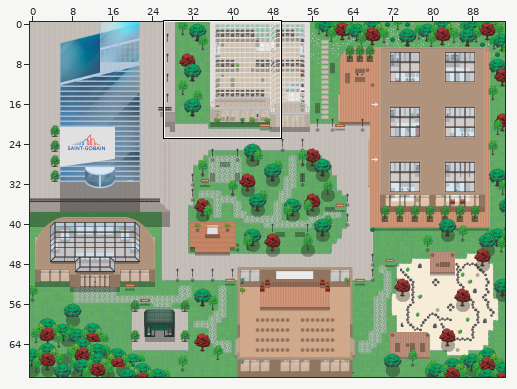
Level history. Tiled map (JSON): v2-wa-st-gobain.tmj. The first picture is a wide view before the edit; the outline marks the close-up.
Close-up. The starting point:
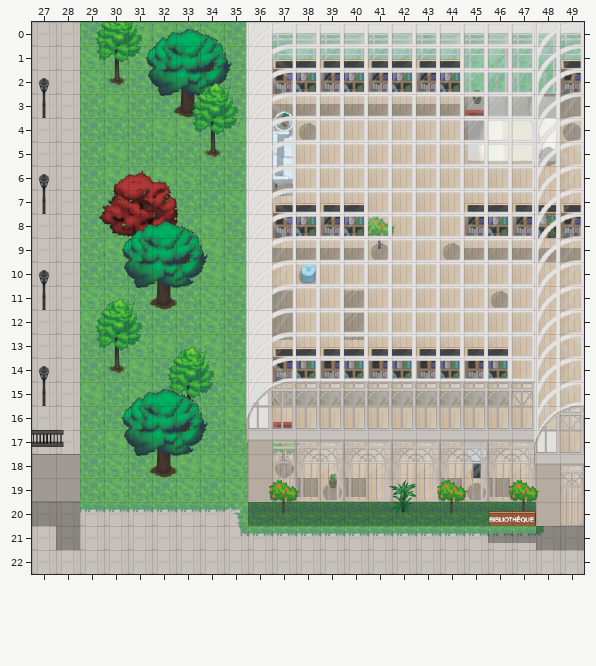
Cells are 32x32 px. Shown: x 27..49, y 0..22. The commit also changed other parts of the map, which this record leaves out. Not drawn, because the pictures are missing: unchanged layer "furniture/furniture1".
New version:
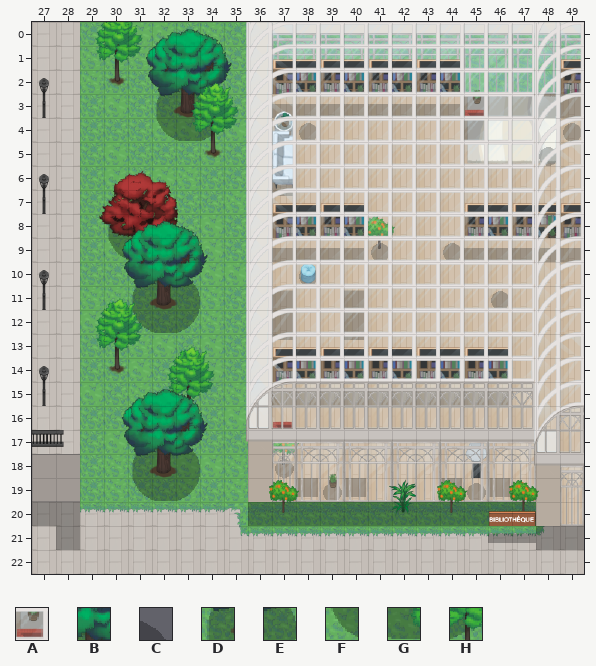
Key: from "TEST_AssetVillage": A 3212, B 3348, C 3349, D 3411, E 3413, F 3475, G 3476, H 3477.
_ is an empty cell.
See-through tiles are keyed as they look on the map.
Difference:
Changed rows in their new state; . is an unchanged cell.
Layer "Shadow":
first column x 32:
 2 .B.
 3 DA.
 4 FGH
first column x 30:
 8 D...
 9 F...
10 ..BC
11 .DAE
12 .FGH
first column x 31:
17 .BC
18 DAE
19 FGH
